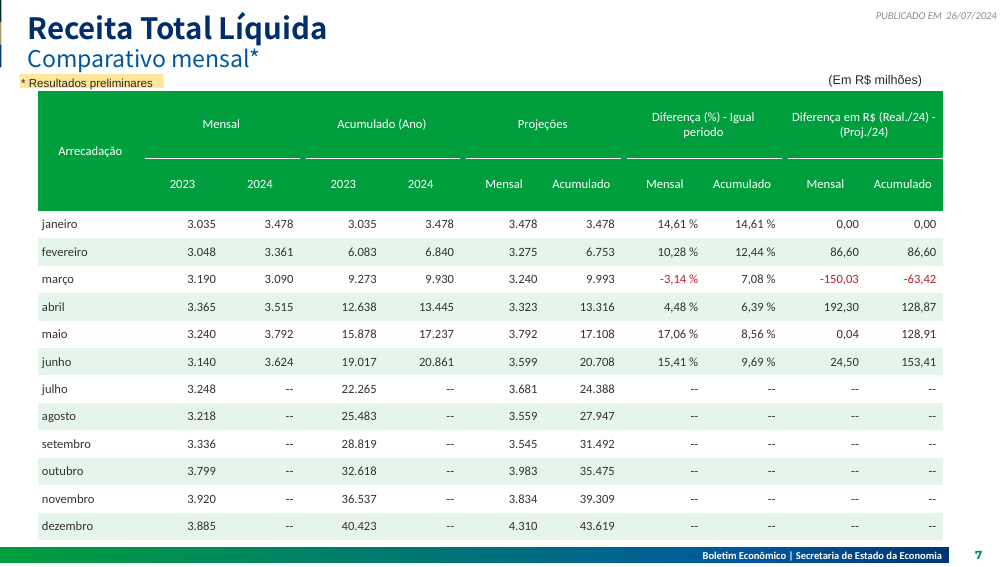
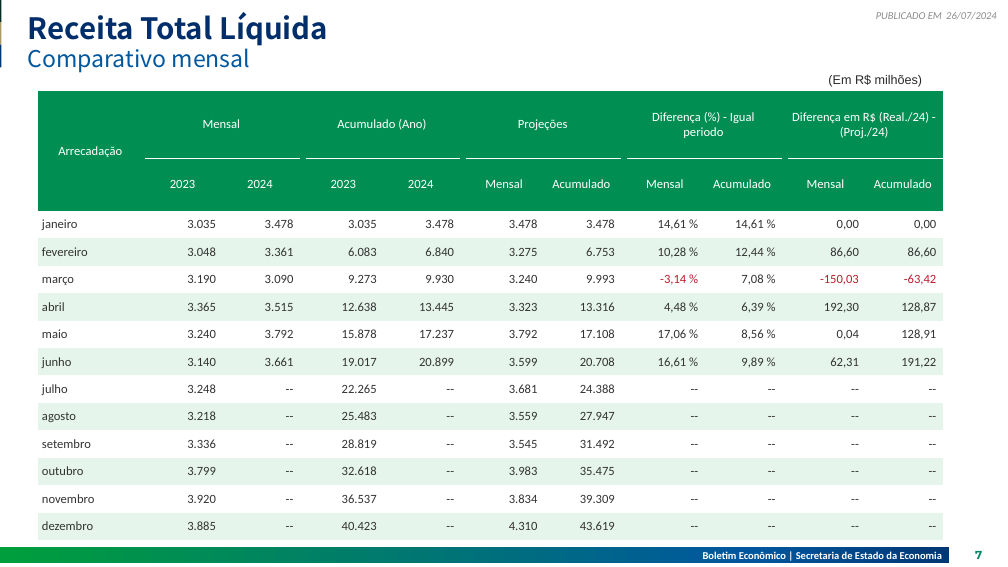
Before and after one commit to raphaellima1/Relatorio_receita, a slide deck: slide 7 of 2024-07-26V2.pptx. Drawn at 1008x567 pixels with LibreOffice and Linux fonts; fonts in the diff are those of the drawing. Boxes give left, top, right and bottom in pixels: in the first picture for what was removed or moved away, otherwise in the second. Text is boxed around its words. In the diff, an @@ line names an element or a change of style, - is before the commit and + after.

```diff
--- a/2024-07-26V2.pptx
+++ b/2024-07-26V2.pptx
@@ subtitle at (28,48,250,72): text changed @@
-Comparativo mensal*
+Comparativo mensal
@@ rectangle removed at (20,74,163,88) @@
@@ text removed at (29,78,153,90) @@
-* Resultados preliminares
@@ table at (38,91,941,534) @@
-row 8: junho | 3.140 | 3.624 |  | 19.017 | 20.861 |  | 3.599 | 20.708 |  | 15,41 % | 9,69 % |  | 24,50 | 153,41
+row 8: junho | 3.140 | 3.661 |  | 19.017 | 20.899 |  | 3.599 | 20.708 |  | 16,61 % | 9,89 % |  | 62,31 | 191,22
@@ fill #009E3C to #008E52 in 24 cells @@
```
Also in this commit, not shown: 9 other slides changed, 1 slide added, 21 other files.
